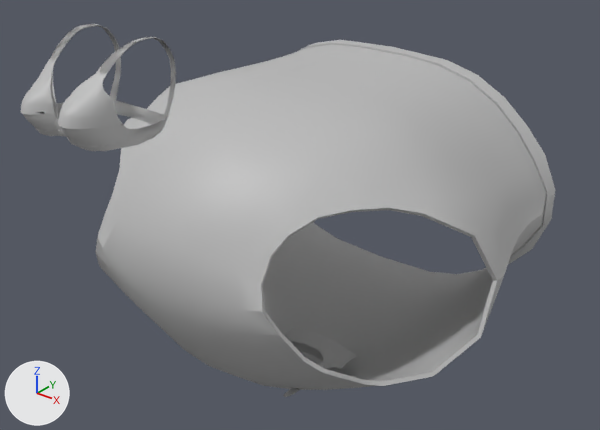
Before and after pictures for a commit that changed the FBX model Assets/Models/daughter_underwear.fbx.
Both versions are drawn from a camera (50 mm lens) standing at (1.65, -1.99, 1.63) and looking at (0.2, -0.19, 0.51). The lights are fixed; the arrows at lower left show +X, +Y and +Z. Where no turn or scale is listed for an object, it has been applied to the vertices.

In view in the first picture: 'daughter_bra', 'daughter_underwear', 'gardener_bra', 'gardener_underwear'.
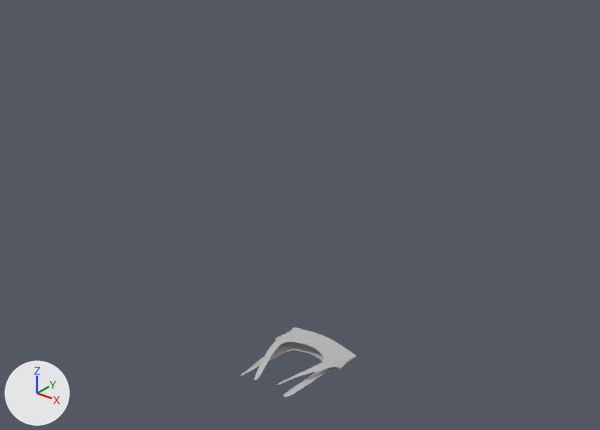
Patch to the scene script:
```diff
--- a/Assets/Models/daughter_underwear.fbx.py
+++ b/Assets/Models/daughter_underwear.fbx.py
@@ ob_gardener_bra @@
-ob_gardener_bra = bpy.data.objects.new('gardener_bra', me_mesh_001)
-ob_gardener_bra.location = (-0.083, -0.157, -0.008)
@@ ob_daughter_bra @@
-ob_daughter_bra = bpy.data.objects.new('daughter_bra', me_mesh)
-ob_daughter_bra.location = (0.212, 0.105, 0.008)
@@ ob_gardener_underwear @@
-ob_gardener_underwear = bpy.data.objects.new('gardener_underwear', me_mesh_003)
-ob_gardener_underwear.location = (-0.142, -0.399, -0.102)
```

What differs and where, as boxes (x1, y1, x2, y2) in the pictures (600 x 430 px):
'gardener_underwear', deleted: before (96, 40, 556, 390)
'daughter_bra', deleted: before (21, 24, 176, 151)
'gardener_bra', deleted: before (51, 24, 176, 143)
